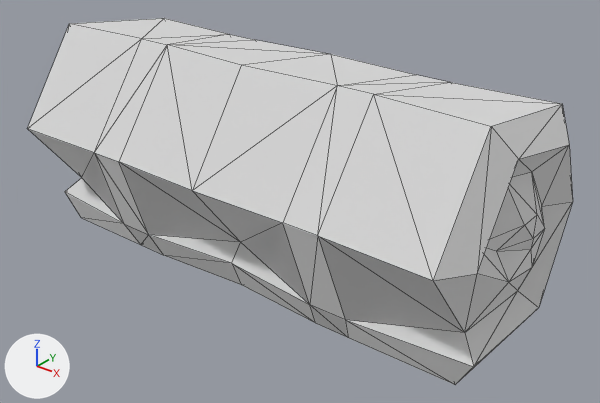
A saved change to the glTF model models/ultimate-pack/low-poly-10/m/survival-sleeping-bag.glb.
Both versions are drawn from a 50 mm camera at (0.504, -0.58, 0.434) aimed at (0.041, -0.001, 0.075). The axes (+X, +Y, +Z) are drawn at lower left. The lights are the same throughout. The picture after the commit comes second. Mesh edges are drawn as thin lines. Where no turn or scale is listed for an object, it has been applied to the vertices.

Before the edit, the objects in view are built like this:
```python
mat_21_grey_light = principled_material('21 GREY LIGHT')
mat_21_grey_light.base_color = (0.8, 0.8, 0.8)  # white #e7e7e7
mat_21_grey_light.metallic = 0.4
mat_21_grey_light.roughness = 1.0
mat_34_green_dark = principled_material('34 GREEN-DARK')
mat_34_green_dark.base_color = (0.8, 0.8, 0.8)  # white #e7e7e7
mat_34_green_dark.metallic = 0.4
mat_34_green_dark.roughness = 1.0
me_sleeping_bag = bpy.data.meshes.new('sleeping-bag')
me_sleeping_bag.from_pydata(...)  # 88 vertices, 172 faces; spans x -0.26..0.26, y -0.122..0.125, z 0.0..0.222
# faces by material slot: [144, 28]
me_sleeping_bag.materials.append(mat_34_green_dark)  # white #e7e7e7
me_sleeping_bag.materials.append(mat_21_grey_light)  # white #e7e7e7
ob_sleeping_bag = bpy.data.objects.new('sleeping-bag', me_sleeping_bag)
ob_sleeping_bag.location = (0.0167, 0.0, 0.0)
```
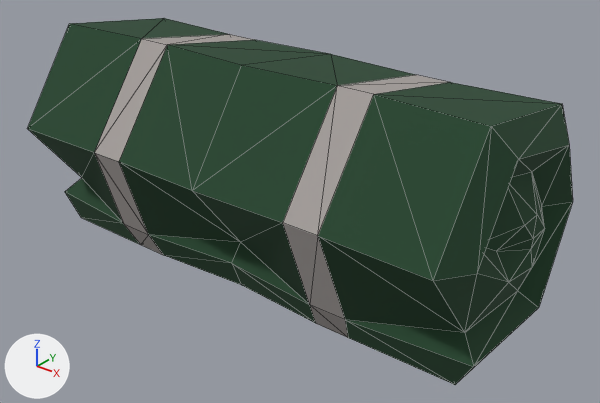
Where the change shows, as pixel boxes (x1, y1, x2, y2) in the pictures (600 x 403 px):
'sleeping-bag', recoloured (white to dark green)
    both: (27, 18, 573, 385)

The change, as a list of edits to the scene's bpy script:
```text
Change mat_34_green_dark:
    mat_34_green_dark.base_color: (0.8, 0.8, 0.8) -> (0.0176, 0.0612, 0.0273)  # white #e7e7e7 -> dark green #24462e
Change mat_21_grey_light:
    mat_21_grey_light.base_color: (0.8, 0.8, 0.8) -> (0.386, 0.356, 0.342)  # white #e7e7e7 -> grey #a7a19e
```
